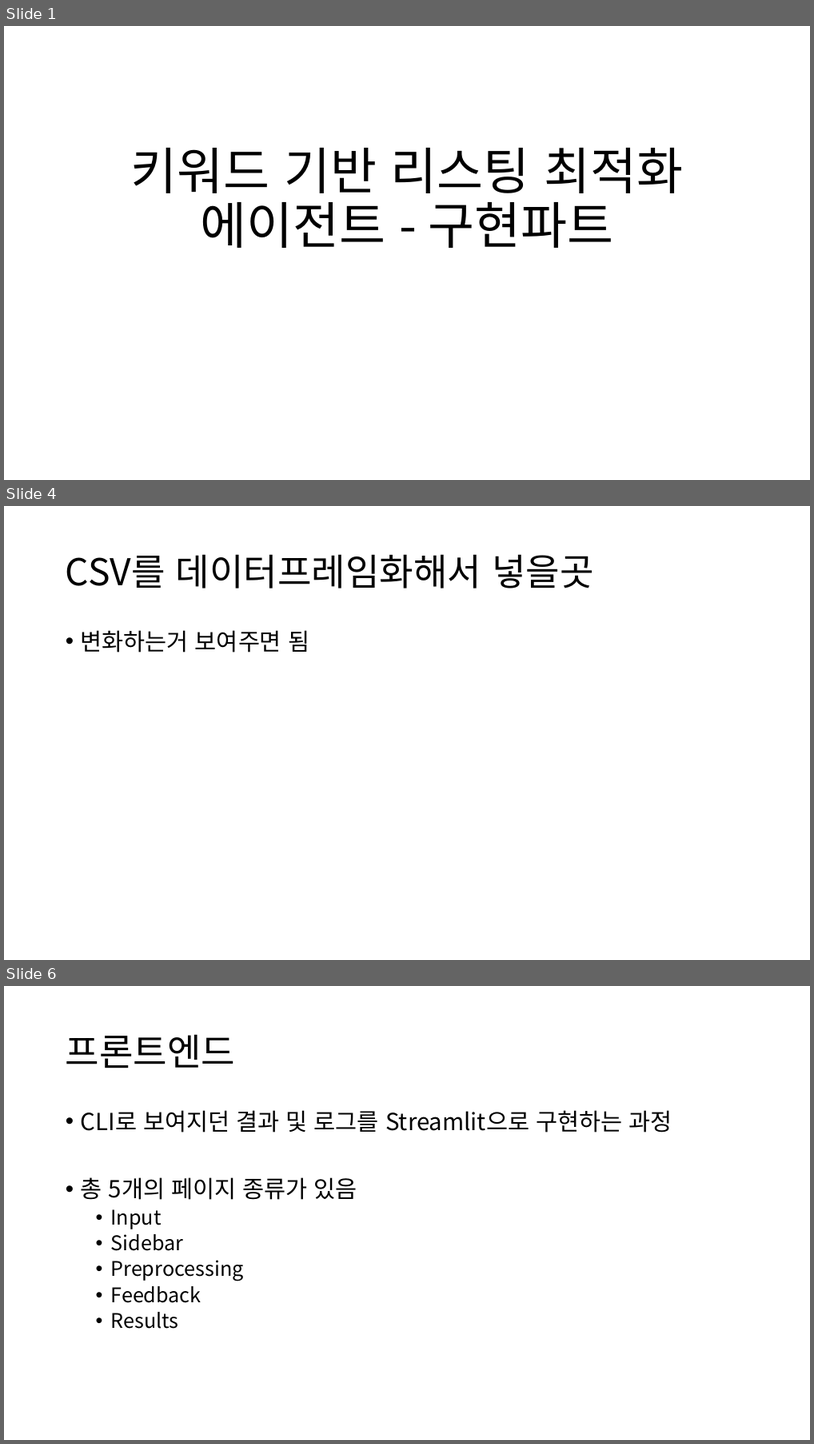
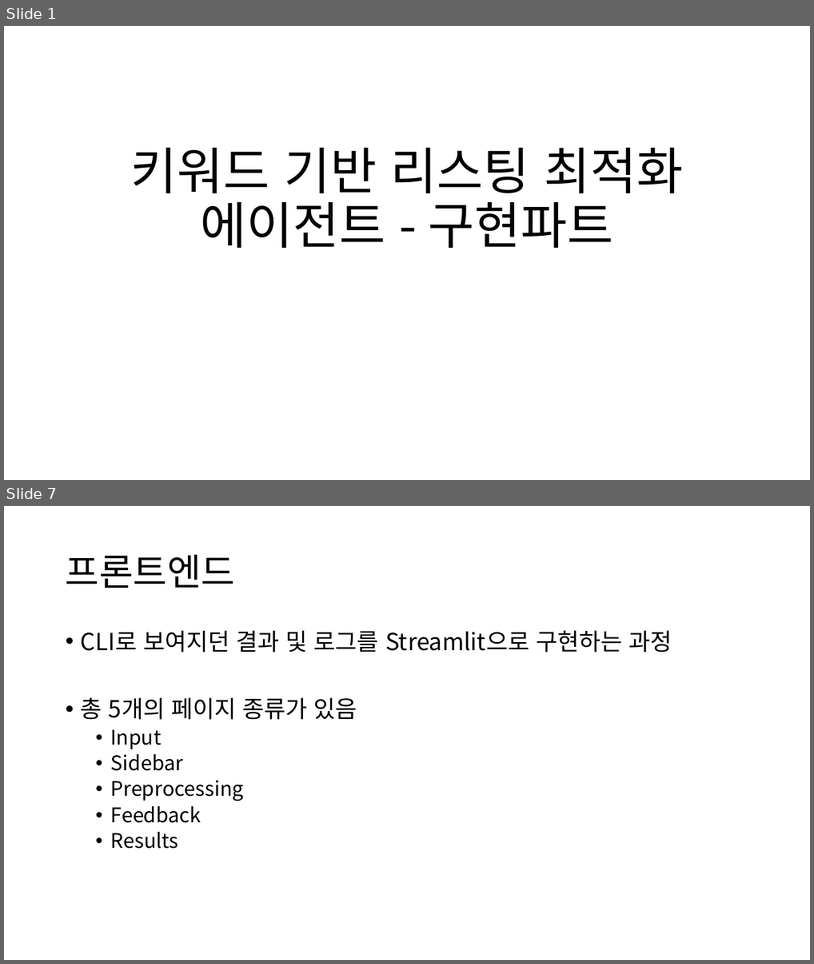
Before and after one commit to semistone97/pjt-SEO, a slide deck: jskim/키워드 기반 리스팅 최적화 에이전트 - 구현파트.pptx. Shown one above the other, each under a label of ours: slides 1, 4 and 6 before the commit, slides 1 and 7 after it; the slides between them are not shown. The pictures are 814x1444 and 814x964 pixels, drawn with LibreOffice and Linux fonts; fonts in the diff are those of the drawing. Boxes give left, top, right and bottom in pixels: in the first picture for what was removed or moved away, otherwise in the second. Text is boxed around its words. In the diff, an @@ line names an element or a change of style, - is before the commit and + after.

```diff
--- a/jskim/키워드 기반 리스팅 최적화 에이전트 - 구현파트.pptx
+++ b/jskim/키워드 기반 리스팅 최적화 에이전트 - 구현파트.pptx
@@ slide 4 removed at (4,506,810,960), background #FFFFFF @@
@@ title removed at (66,554,594,588) @@
-CSV를 데이터프레임화해서 넣을곳
@@ text removed at (81,630,310,652) @@
-• 변화하는거 보여주면 됨
@@ what was slide 6 is now slide 7 @@
```
Also in this commit, not shown: 7 slides changed, 2 slides added, 3 other files.
